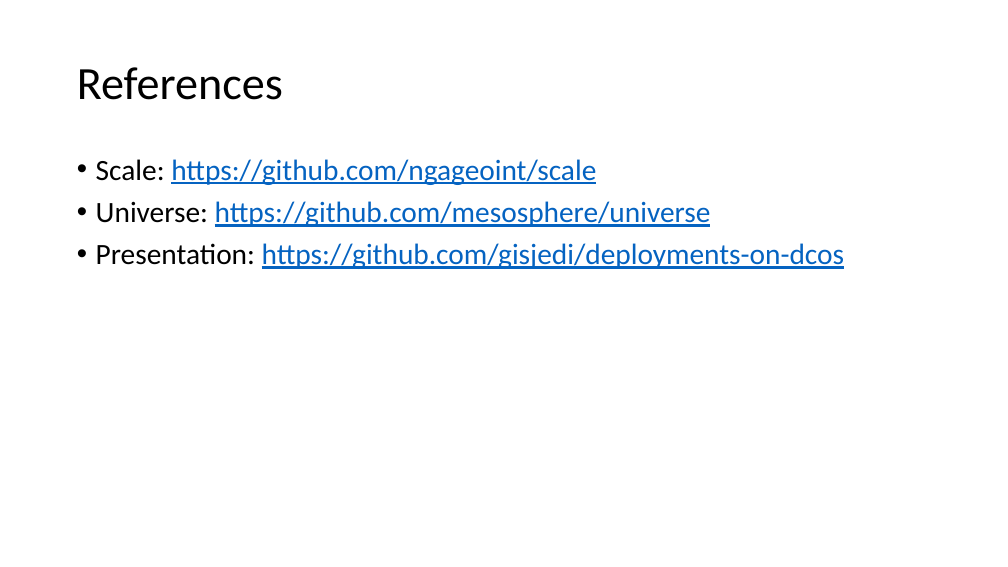
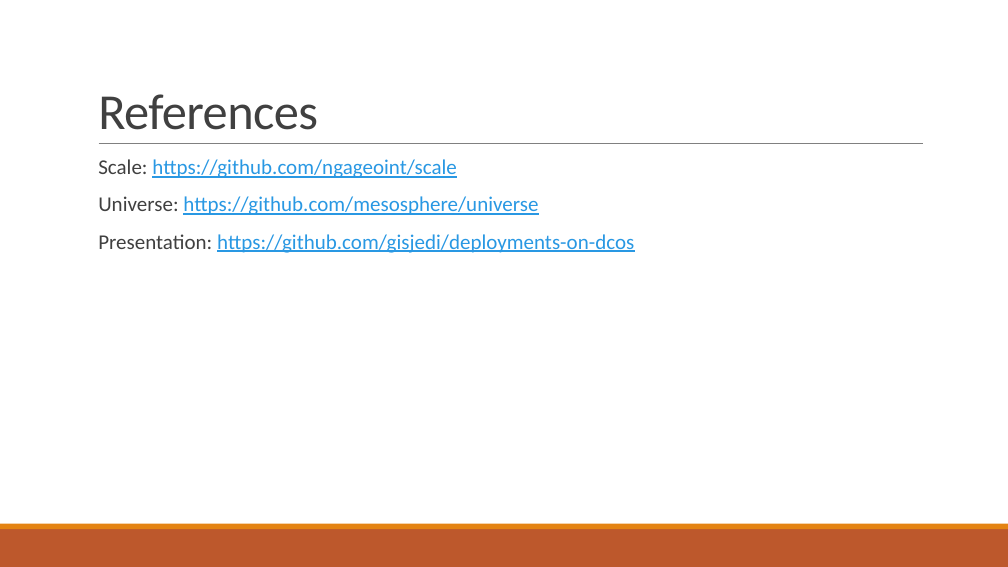
Before and after one commit to gisjedi/deployments-on-dcos, a slide deck: slide 15 of dockerizerd-applications.pptx (slide 14 before the commit). Drawn at 1008x567 pixels with LibreOffice and Linux fonts; fonts in the diff are those of the drawing. Boxes give left, top, right and bottom in pixels: in the first picture for what was removed or moved away, otherwise in the second. Text is boxed around its words. In the diff, an @@ line names an element or a change of style, - is before the commit and + after.

```diff
--- a/dockerizerd-applications.pptx
+++ b/dockerizerd-applications.pptx
@@ title "References": place and size @@
-title "References" at [77, 67, 283, 100]
+title "References" at [98, 94, 318, 130]
@@ title "References" at [98, 94, 318, 130]: size 44 to 48 pt, text colour #000000 to #404040, letter spacing 0 to -0.5 pt; line spacing 0.9 to 0.85; vertical alignment middle to bottom @@
@@ line added from (99, 144) to (923, 144), #808080 0.5 pt @@
@@ text "Scale: https://github.com/ngageoint/scale" at [98, 159, 634, 253]: size 28 to 20 pt; text colour #000000 to #404040 in "Scale:", "Universe:", "Presentation:"; text colour #0563C1 to #2998E3 in "https://github.com/ngageoint/scale", "https://github.com/mesosphere/universe", "https://github.com/gisjedi/deployments-on-dcos"; bullet • to  ; more space between paragraphs @@
@@ rectangle added at [0, 529, 1008, 567], fill #BD582C @@
@@ rectangle added at [0, 524, 1008, 529], fill #E48312 @@
```
Also in this commit, not shown: 13 other slides changed, 1 slide added, 2 other files.
